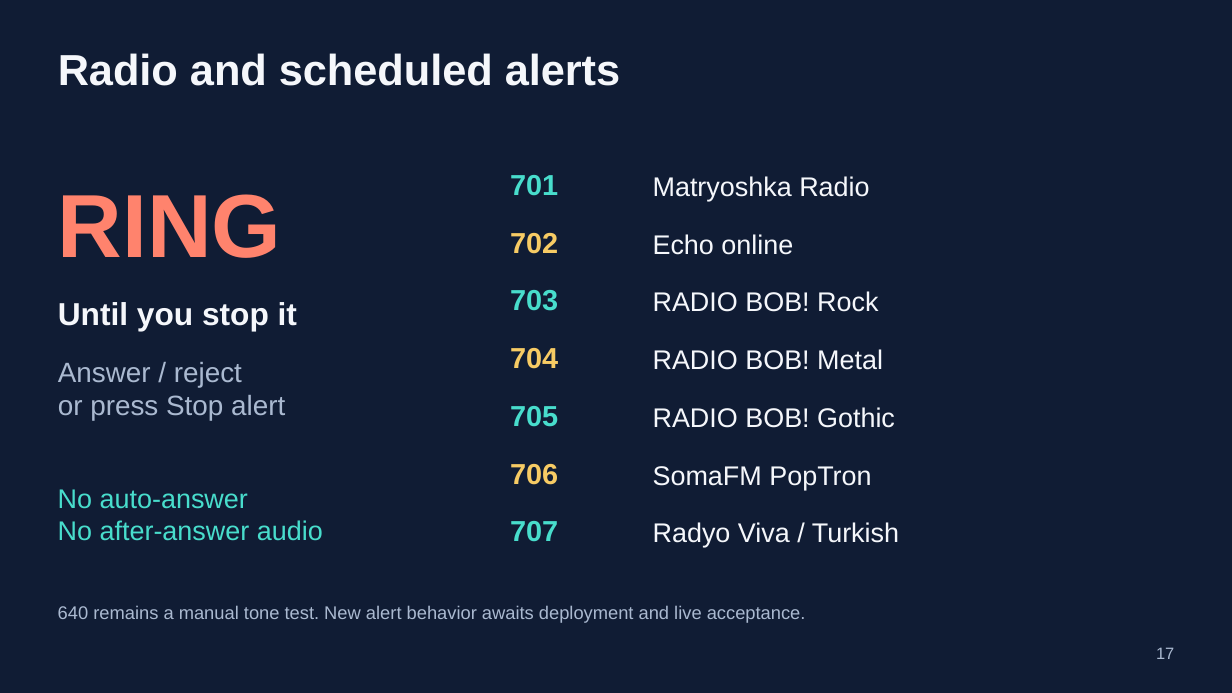
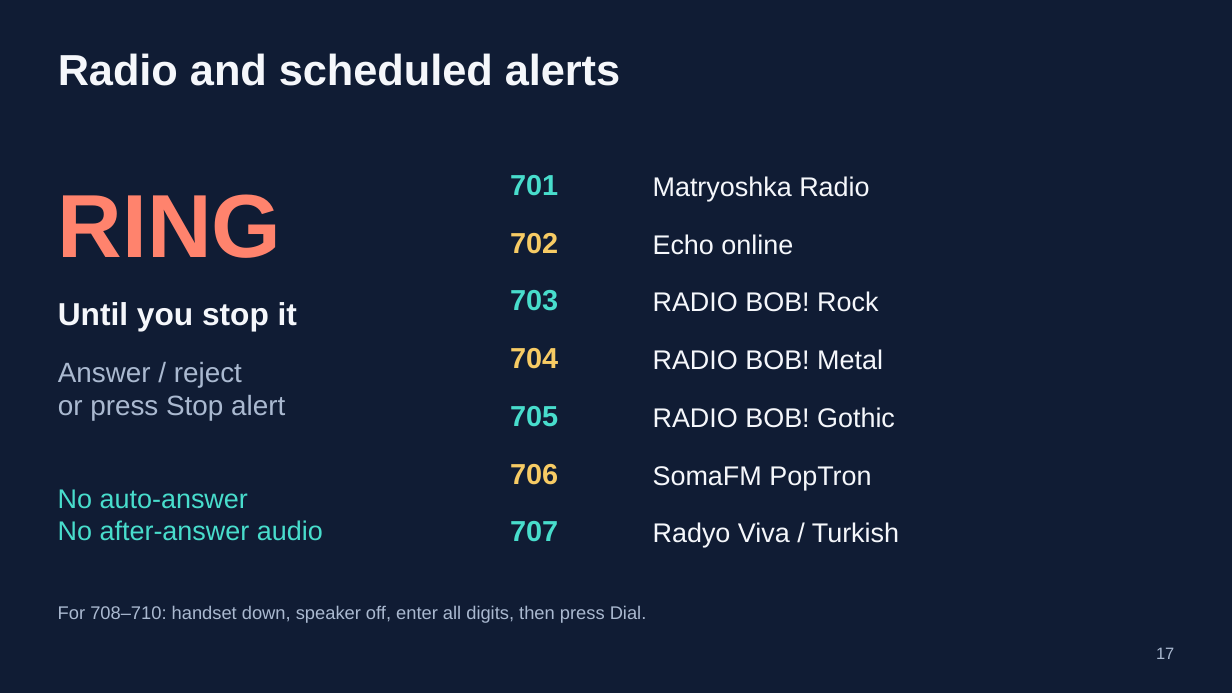
Before and after one commit to 4alvit/cisco-home-telephony, a slide deck: slide 17 of docs/slides/cisco-home-telephony.pptx. Drawn at 1232x693 pixels with LibreOffice and Linux fonts; fonts in the diff are those of the drawing. Boxes give left, top, right and bottom in pixels: in the first picture for what was removed or moved away, otherwise in the second. Text is boxed around its words. In the diff, an @@ line names an element or a change of style, - is before the commit and + after.

```diff
--- a/docs/slides/cisco-home-telephony.pptx
+++ b/docs/slides/cisco-home-telephony.pptx
@@ text at (58, 605, 647, 623): text changed @@
-640 remains a manual tone test. New alert behavior awaits deployment and live acceptance.
+For 708–710: handset down, speaker off, enter all digits, then press Dial.
```
Also in this commit, not shown: 3 other slides changed, 2 slides added, 1 slide removed, 32 other files.
